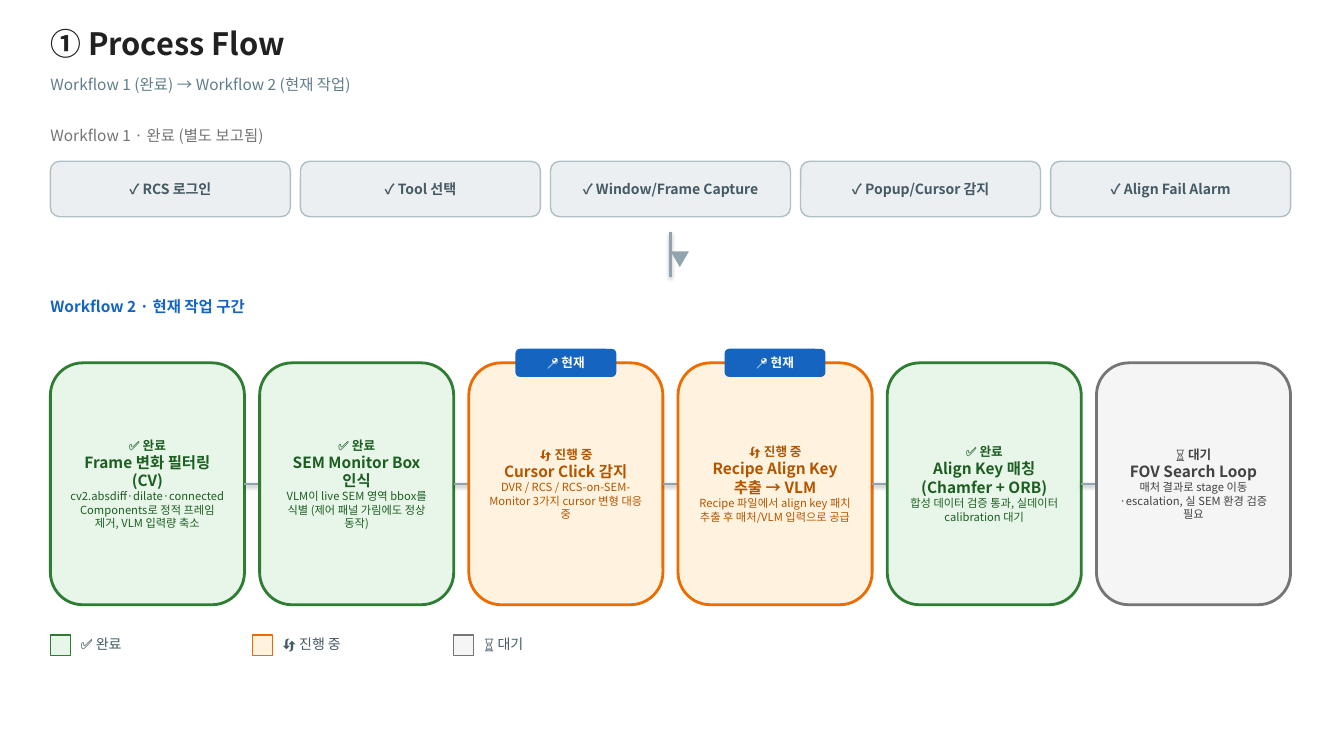
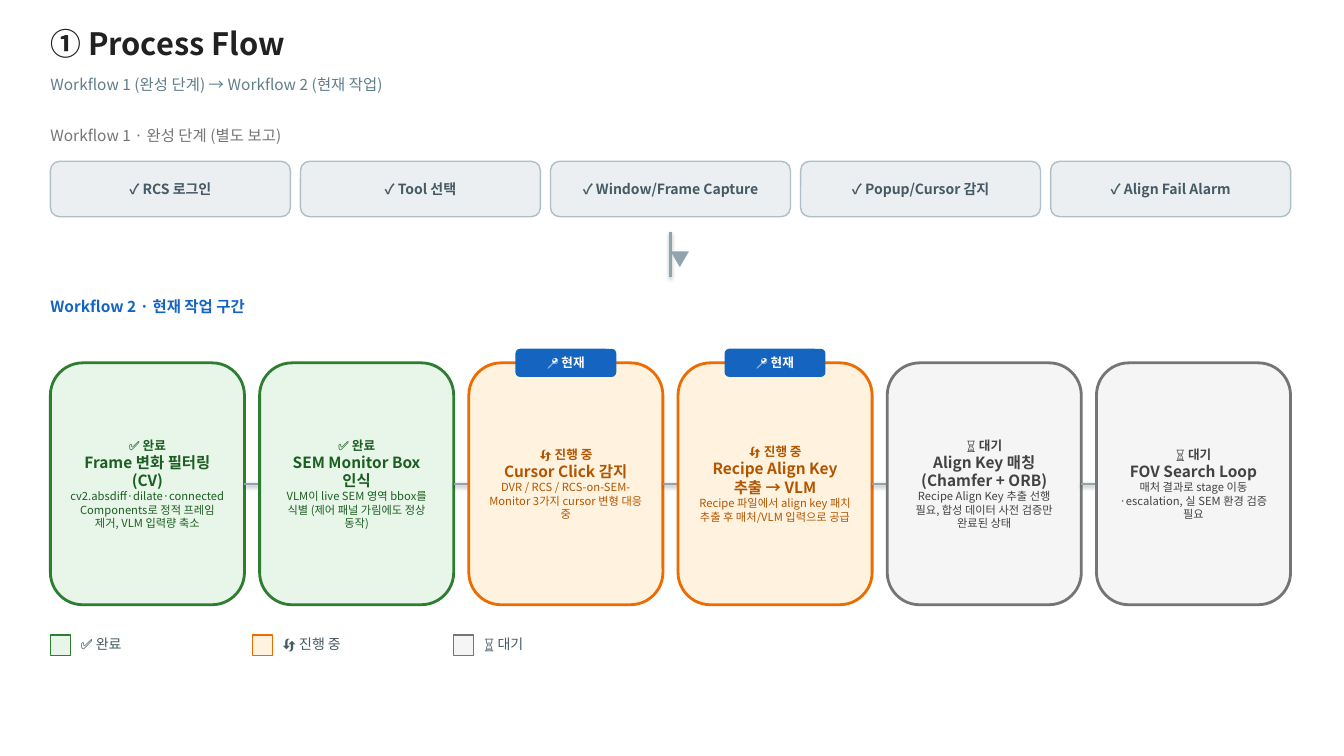
Before and after one commit to DarrenKoi/auto_recipe_creator, a slide deck: slide 2 of poc/workflow_2/docs/workflow_2_status_report.pptx. Drawn at 1344x756 pixels with LibreOffice and Linux fonts; fonts in the diff are those of the drawing. Boxes give left, top, right and bottom in pixels: in the first picture for what was removed or moved away, otherwise in the second. Text is boxed around its words. In the diff, an @@ line names an element or a change of style, - is before the commit and + after.

```diff
--- a/poc/workflow_2/docs/workflow_2_status_report.pptx
+++ b/poc/workflow_2/docs/workflow_2_status_report.pptx
@@ text at box(50, 77, 383, 93): text changed @@
-Workflow 1 (완료) → Workflow 2 (현재 작업)
+Workflow 1 (완성 단계) → Workflow 2 (현재 작업)
@@ text at box(50, 128, 282, 144): text changed @@
-Workflow 1 · 완료 (별도 보고됨)
+Workflow 1 · 완성 단계 (별도 보고)
@@ rounded rectangle "⏳ 대기" at box(887, 363, 1082, 605): fill #E8F5E9 to #F5F5F5; outline #2E7D32 2 pt to #757575 2 pt @@
@@ text in rounded rectangle at box(979, 439, 1002, 451): text changed; text colour #1B5E20 to #424242 @@
-✅ 완료
+⏳ 대기
@@ text in rounded rectangle at box(921, 455, 1047, 489): text colour #1B5E20 to #424242 in "Align Key 매칭 (Chamfer + ORB)" @@
@@ text in rounded rectangle at box(916, 491, 1053, 528): text changed; text colour #1B5E20 to #424242 @@
-합성 데이터 검증 통과, 실데이터 calibration 대기
+Recipe Align Key 추출 선행 필요, 합성 데이터 사전 검증만 완료된 상태
```
Also in this commit, not shown: 3 other slides changed, 2 other files.
